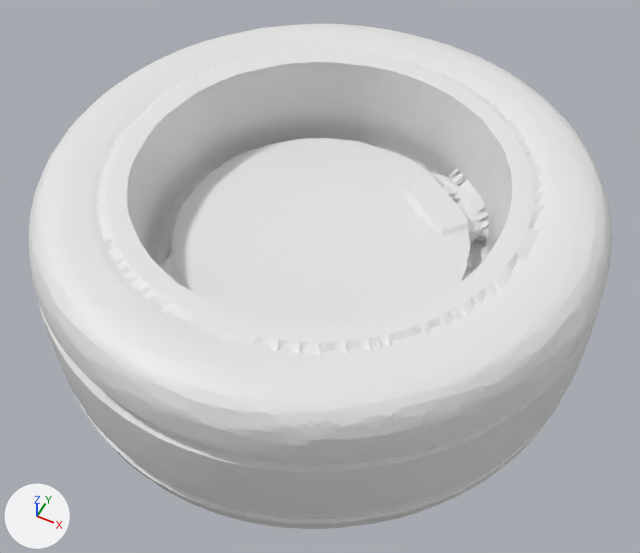
The glTF model suspension/assets/c2_wheel.glb: old version first, new version second.
Both versions are drawn from a 50 mm camera at (332.9, -214.4, 11.7) aimed at (264.3, -77.1, -159.8). The lights are fixed; the arrows at lower left show +X, +Y and +Z. The picture after the commit comes second.

The older version as bpy lines, for what is in view:
```python
me_geometry_0 = bpy.data.meshes.new('geometry_0')
me_geometry_0.from_pydata(...)  # 42384 vertices, 84812 faces; spans x 190.8..332.1, y -142.8..-0.1, z -181.2..-129.9
ob_geometry_0 = bpy.data.objects.new('geometry_0', me_geometry_0)
ob_geometry_0.location = (0.0, 0.0, 0.0)
```
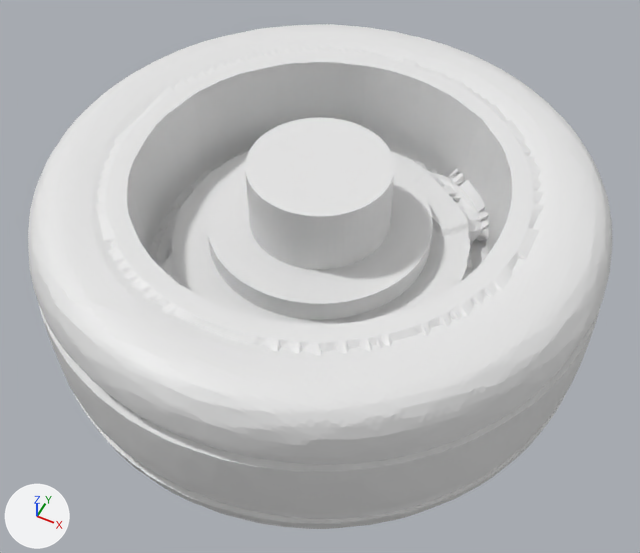
What changed in the scene script:
```text
Add me_geometry_1:
    me_geometry_1.from_pydata(...)  # 258 vertices, 512 faces; spans x 233.2..289.7, y -99.7..-43.3, z -150.6..-127.1
Add ob_geometry_1:
    ob_geometry_1 = bpy.data.objects.new('geometry_1', me_geometry_1)
    ob_geometry_1.location = (0.0, 0.0, 0.0)
```

What differs and where, as boxes [x1, y1, x2, y2] in the pictures (640 x 553 px):
'geometry_1', added: after [207, 117, 433, 320]
